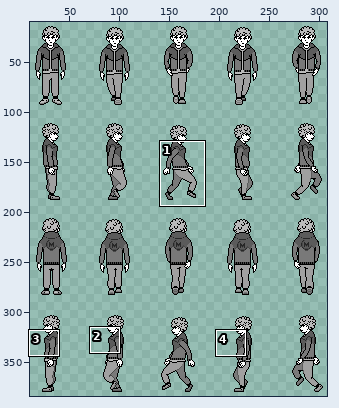
File history of a sprite sheet, textures/sprites/player/mainc_sheet.png. Above, an overview of the earlier version with the close-up marked.
Close-up. Earlier state:
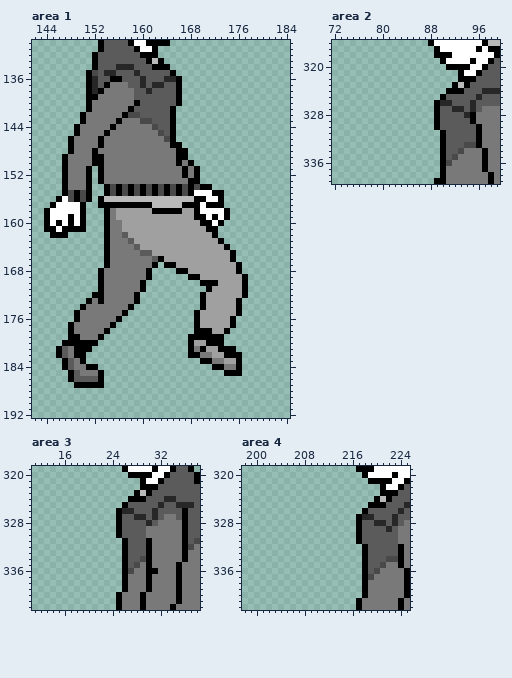
The file is 320x384 pixels. Shown: area 1: x 142..184, y 130..192; area 2: x 72..99, y 316..339; area 3: x 11..38, y 319..342; area 4: x 198..225, y 319..342. The wide view leaves out empty margins. The commit also changed other parts of the picture, which this record leaves out.
The result:
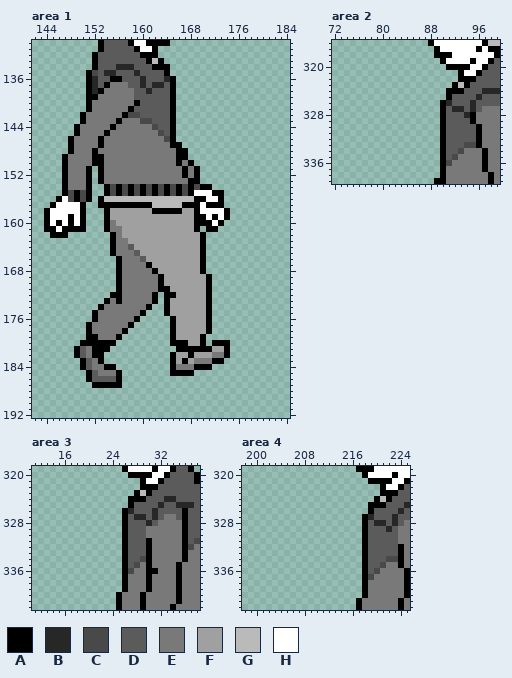
Palette (. is transparent): A #000000  B #272727  C #494949  D #5b5b5b  E #797979  F #a0a0a0  G #bababa  H #ffffff
Diff:
--- area 1
@@ x 162..168 @@
 134 AAA....
-135 DDDA...
-136 DDBBA..
-137 BBDDA..
-138 DDDDA..
-139 DDDDA..
-140 DDDDA..
+135 DDA....
+136 DDBA...
+137 BBDA...
+138 DDDA...
+139 DDDA...
+140 DDDA...
 141 DDDA...
@@ x 142..184 @@
 157 ...AHHHHA..AAAAAAAAAGGGGGAAAHAAA...........
-158 ..AHHHHHA...AEFFFFFFAAAAAFFAHHHHA..........
-159 ..AHHHAHA...AEFFFFFFFFFFFFFAAHAHA..........
-160 ..AHAHAHA...AEEFFFFFFFFFFFFFAAHA...........
-161 ..AAHAAAA...AEEFFFFFFFFFFFFFFAA............
-162 ...AAA......AEEDFFFFFFFFFFFFFFA............
-163 ............AEEEDFFFFFFFFFFFFFFA...........
-164 ............AEEEEDFFFFFFFFFFFFFFA..........
-165 ............AEEEEEDDFFFFFFFFFFFFFA.........
-166 ............AEEEEEEEDAFFFFFFFFFFFA.........
-167 ............AEEEEEEEA.AAFFFFFFFFFFA........
-168 ...........AEEEEEEEA....AAFFFFFFFFA........
-169 ...........AEEEEEEEA......AAFFFFFFFA.......
-170 ...........AEEEEEEA.........AAAFFFFA.......
-171 ...........AEEEEEEA..........AFFFFFA.......
-172 ..........AAEEEEEA..........AFFFFFFA.......
-173 .........AEAEEEEEA..........AFFFFFA........
-174 ........AEEEEEEEA...........AFFFFFA........
-175 .......AEEEEEEEA...........AFFFFFFA........
-176 .......AEEEEEEA............AFFFFFA.........
-177 ......AEEEEEEA.............AFFFFFA.........
-178 ......AEEEEEA..............AAAFFA..........
-179 ......AAEEEA..............AAAAAA...........
-180 .....AAAAAA...............AFFAAA...........
-181 ....ADEAAA................AEAFFAAA.........
-182 ....ADEAA.................AAEEFFAAA........
-183 .....ADEA...................AAEEFFA........
-184 .....ADEEAA...................AAEEA........
-185 ......ADEEEA....................AAA........
-186 ......ADDDDA...............................
-187 .......AAAAA...............................
+158 ..AHHHHHA...AFFFFFFFAAAAAFFAHHHHA..........
+159 ..AHHHAHA...AFFFFFFFFFFFFFFAAHAHA..........
+160 ..AHAHAHA...AEFFFFFFFFFFFFFAAAHA...........
+161 ..AAHAAAA...AEEFFFFFFFFFFFFA.AA............
+162 ...AAA.......AEFFFFFFFFFFFFFA..............
+163 .............AEEFFFFFFFFFFFFA..............
+164 .............AEEDFFFFFFFFFFFA..............
+165 .............AEEEDFFFFFFFFFFA..............
+166 ..............AEEEDFFFFFFFFFA..............
+167 ..............AEEEEAFFFFFFFFA..............
+168 ..............AEEEEEAFFFFFFFA..............
+169 ..............AEEEEEEAFFFFFFFA.............
+170 ..............AEEEEEEAFFFFFFFA.............
+171 ..............AEEEEEEAAFFFFFFA.............
+172 .............AAEEEEEA.AAFFFFFA.............
+173 ............AEAEEEEEA.AFFFFFFA.............
+174 ...........AEEEEEEEA..AFFFFFFA.............
+175 ..........AEEEEEEEA...AFFFFFFA.............
+176 ..........AEEEEEEA.....AFFFFFA.............
+177 .........AEEEEEEA......AFFFFFA.............
+178 .........AEEEEEA.......AFFFFFA.............
+179 .........AAEEEA........AFFFFA..............
+180 ........AAAAAA.........AAAFFA.AAA..........
+181 .......ADEAAA...........AAAAAAFFA..........
+182 .......ADEAA...........AFFAFFFEEA..........
+183 ........ADEA...........AFAFEEEAA...........
+184 ........ADEEAA.........AEEEAAA.............
+185 .........ADEEEA........AAAA................
+186 .........ADDDDA............................
+187 ..........AAAAA............................
 188 ...........................................
--- area 2
@@ x 87..93 @@
 324 ....AAA
-325 ...ADDD
-326 ..ABBDD
-327 ..ADDBB
-328 ..ADDDD
-329 ..ADDDD
-330 ..ADDDD
+325 ....ADD
+326 ...ABDD
+327 ...ADBB
+328 ...ADDD
+329 ...ADDD
+330 ...ADDD
 331 ...ADDD
--- area 3
@@ x 23..29 @@
 324 ....AAA
-325 ...ADDD
-326 ..ABBDD
-327 ..ADDBB
-328 ..ADDDD
-329 ..ADDDD
-330 ..ADDDD
+325 ....ADD
+326 ...ABDD
+327 ...ADBB
+328 ...ADDD
+329 ...ADDD
+330 ...ADDD
 331 ...ADDD
--- area 4
@@ x 215..221 @@
 325 ....AAA
-326 ...ADDD
-327 ..ABBDD
-328 ..ADDBB
-329 ..ADDDD
-330 ..ADDDD
-331 ..ADDDD
+326 ....ADD
+327 ...ABDD
+328 ...ADBB
+329 ...ADDD
+330 ...ADDD
+331 ...ADDD
 332 ...ADDD
Pixel boxes of the changes (left, top, right, bottom) in both close-ups:
changed: (164, 70, 182, 106)
changed: (56, 208, 248, 388)
changed: (434, 94, 452, 130)
changed: (116, 502, 134, 538)
changed: (356, 508, 374, 544)
